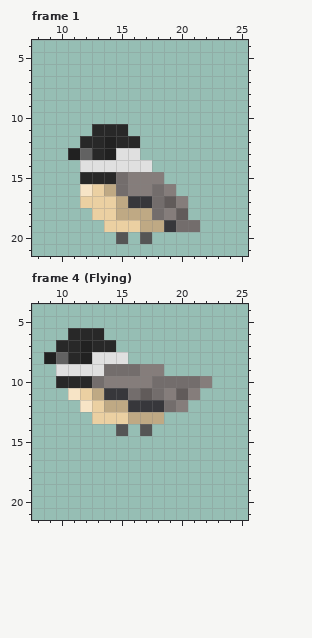
Two states of a pixel-art file, Assets/Graphics/Characters/Birds/Chickadee.aseprite. The first picture shows the starting point.
32x32 pixels, 11 frames. Colours within 5 levels of each other are drawn and written as one. Shown: frame 1: x 8..25, y 4..21; frame 4 (Flying): x 8..25, y 4..21. The commit also changed other frames, which this record leaves out.
Now the later version:
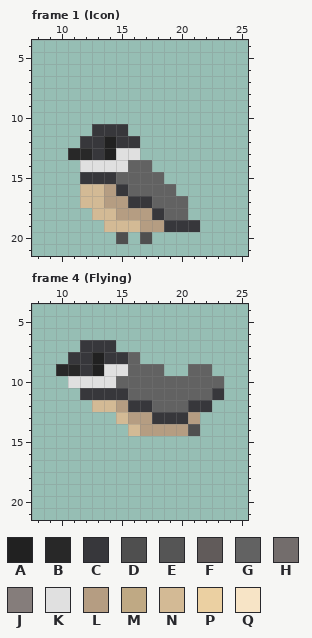
Palette (. is transparent): A #212121  B #282828  C #37373b  D #4f4f4f  E #555555  F #615b5a  G #626262  H #736d6c  J #857d7b  K #e0e0e0  L #b59d82  M #bfa984  N #d3ba95  P #ebd0a2  Q #f7e4c6
Changes in this commit:
layer "Layer 3" now shown
layer "Layer 1" removed
Changed rows in their new state; - is an unchanged pixel.
Frame 1 (Icon), layer "Layer 3":
first column x 11:
11 --CCC------
12 -CC-CC-----
13 BBC--------
14 -----GG----
15 -CCCGGGG---
16 -NNLCGGGG--
17 -NNLL--GGG-
18 --NNLLLCGG-
19 ---NNNLL-CC
20 ----D-D----
Frame 4 (Flying):
first column x 9:
 6 --...----------
 7 -..CCC---------
 8 ..CCACCG-------
 9 -BBCAKKGGG--GG-
10 -.KKKKGGGGGGGGG
11 --.CC--GGGGGGGC
12 ---.NNL--GGGCC-
13 ----..NLLCCCL--
14 ------.NLLLLD--
Where, in picture pixels (left, top, right, bottom), the same in both pictures:
changed: (68, 124, 200, 244)
changed: (44, 328, 224, 436)
